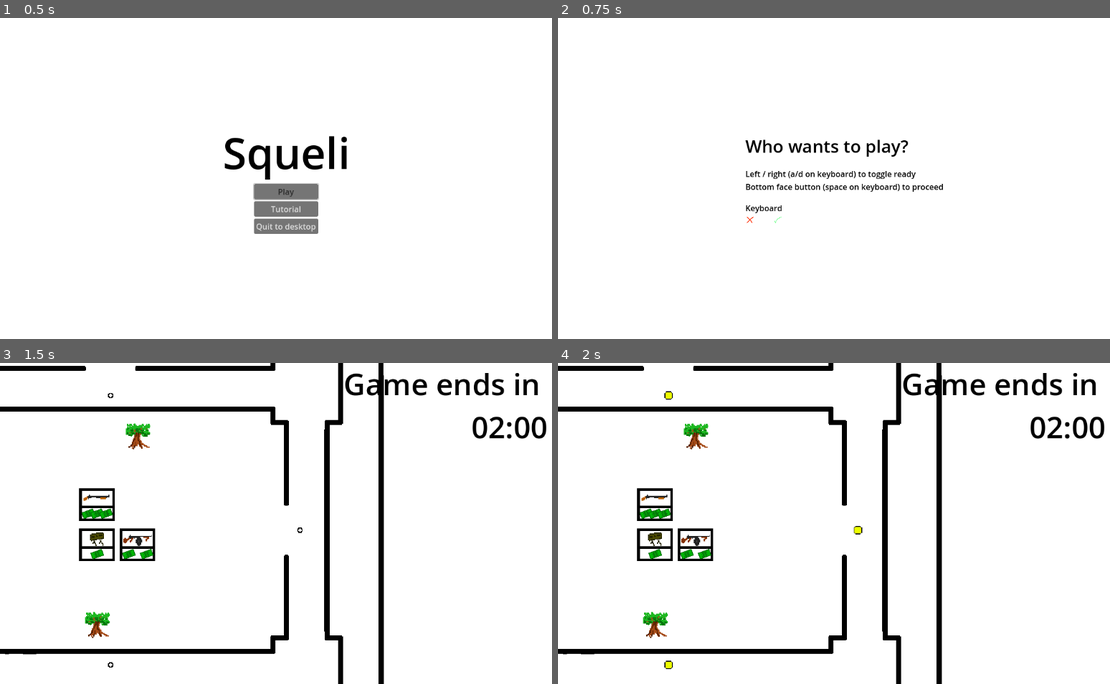
Above: before the commit, frames 1-4 (two rows, left to right).
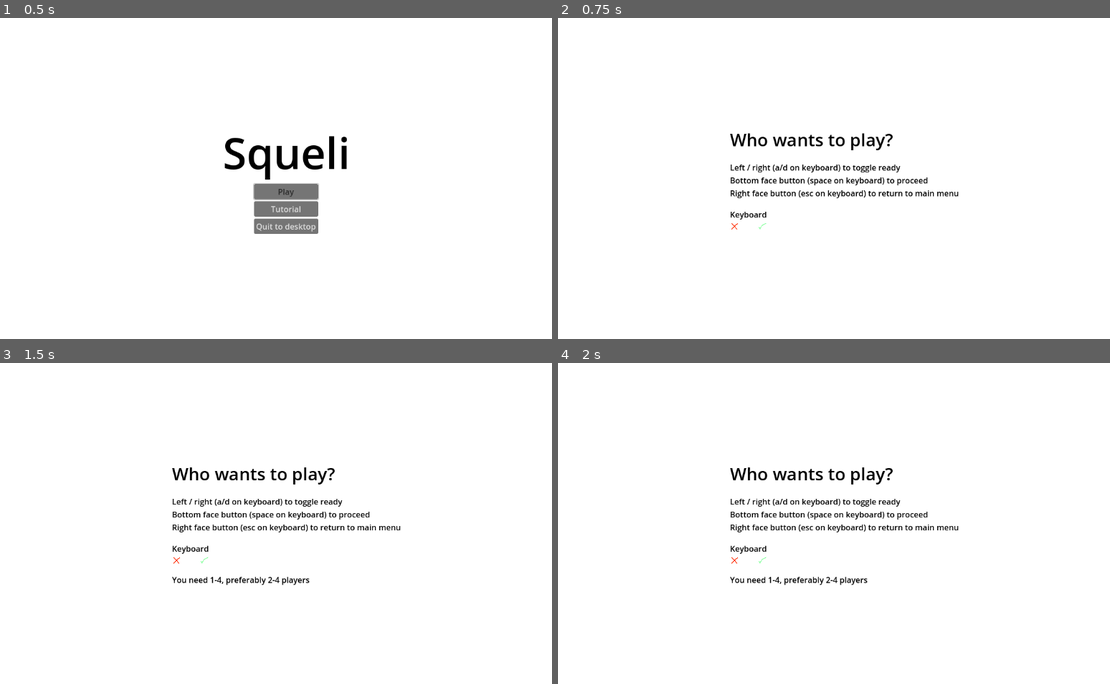
Above: after the commit, the same moments.

Repository: haihala/SGH-winter-jam-2025
Game: Godot game, scene res://menus/main_menu.tscn
Two runs of this game, one before a commit and one after it. Both use one fixed random seed, a clock stepped at 60 frames per second and the inputs below.
Inputs:
- Up to frame 1 (0.5 s): no input
- Up to frame 2 (0.75 s): click "Play" at 0.5 s
- Up to frame 3 (1.5 s): tap Enter at 1.25 s; hold W (kb_up) from 1.28 s (still down); tap Space (kb_attack) at 1.35 s
- Up to frame 4 (2 s): keep holding W (kb_up)

Frame 1 is identical in both runs. In frame 2, 3.0% of the frame differs, in the area x 31-73%, y 35-66%; in frame 3, 9.9%; in frame 4, 10%, in the area x 0-99%, y 0-100%.

Commit message:
Prevent starting game with no players

Diff:
--- a/godot-project/menus/device_select.gd
+++ b/godot-project/menus/device_select.gd
@@ -2,8 +2,9 @@
 
 var devices = {-1: false}
 
+@export var error_message: Node
+
 func _ready() -> void:
-
 	for controller in Input.get_connected_joypads():
 		devices[controller] = false
 
@@ -21,8 +22,12 @@
 	for dev in devices:
 		if devices[dev]:
 			players.push_back(dev)
-	Globals.player_handles = players
-	get_tree().change_scene_to_file("res://level/world.tscn")
+
+	if players.size() == 0 || players.size() > 4:
+		error_message.visible = true
+	else:
+		Globals.player_handles = players
+		get_tree().change_scene_to_file("res://level/world.tscn")
 
 func return_to_main_menu() -> void:
 	get_tree().change_scene_to_file("res://menus/main_menu.tscn")
--- a/godot-project/menus/device_select.tscn
+++ b/godot-project/menus/device_select.tscn
@@ -3,7 +3,7 @@
 [ext_resource type="Script" path="res://menus/device_select.gd" id="1_xakli"]
 [ext_resource type="Theme" uid="uid://ck8eyctgeg42k" path="res://theme.tres" id="2_wjxdq"]
 
-[node name="Device select" type="Control"]
+[node name="Device select" type="Control" node_paths=PackedStringArray("error_message")]
 layout_mode = 3
 anchors_preset = 15
 anchor_right = 1.0
@@ -11,6 +11,7 @@
 grow_horizontal = 2
 grow_vertical = 2
 script = ExtResource("1_xakli")
+error_message = NodePath("Layout/Error")
 
 [node name="Layout" type="VBoxContainer" parent="."]
 layout_direction = 2
@@ -34,12 +35,19 @@
 theme_override_font_sizes/font_size = 35
 text = "Who wants to play?"
 
-[node name="Title2" type="Label" parent="Layout"]
+[node name="Explanation" type="Label" parent="Layout"]
 layout_mode = 2
 theme = ExtResource("2_wjxdq")
 text = "Left / right (a/d on keyboard) to toggle ready
-Bottom face button (space on keyboard) to proceed"
+Bottom face button (space on keyboard) to proceed
+Right face button (esc on keyboard) to return to main menu"
 
 [node name="DeviceContainer" type="HBoxContainer" parent="Layout"]
 layout_mode = 2
 theme_override_constants/separation = 50
+
+[node name="Error" type="Label" parent="Layout"]
+visible = false
+layout_mode = 2
+theme = ExtResource("2_wjxdq")
+text = "You need 1-4, preferably 2-4 players"
